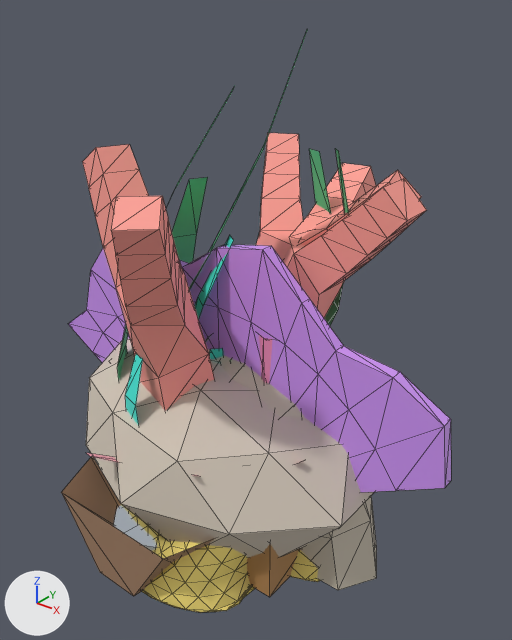
Renders of the glTF model public/models/reef.glb from each side of a commit.
Both versions are drawn from a 50 mm camera at (1.008, -1.134, 1.262) aimed at (0.014, 0.109, 0.492). Lighting does not change. The marker at lower left points along +X, +Y and +Z. The first picture is the older version. Mesh edges are drawn as thin lines. Vertices at exactly the same position are counted once.

Before the edit, the objects in view are built like this:
```python
ob_anemone = bpy.data.objects.new('anemone', me_anemone)
ob_anemone.location = (0.0, 0.0, 0.0)
ob_boulder = bpy.data.objects.new('boulder', me_boulder)
ob_boulder.location = (0.0, 0.0, 0.0)
ob_kelp = bpy.data.objects.new('kelp', me_kelp)
ob_kelp.location = (0.0, 0.0, 0.0)
ob_seagrass = bpy.data.objects.new('seagrass', me_seagrass)
ob_seagrass.location = (0.0, 0.0, 0.0)
ob_teal_weed = bpy.data.objects.new('teal-weed', me_teal_weed)
ob_teal_weed.location = (0.0, 0.0, 0.0)
ob_violet_fan = bpy.data.objects.new('violet-fan', me_violet_fan)
ob_violet_fan.location = (0.0, 0.0, 0.0)
# also in view: 'staghorn' at (0.067, 0.048, 0.531); 'brain' at (0.042, 0.005, 0.095); 'chest' at (0.0, 0.0, 0.163); 'wreck' at (0.0, 0.0, 0.32); 'arch' at (0.0, 0.0, 0.227)
```
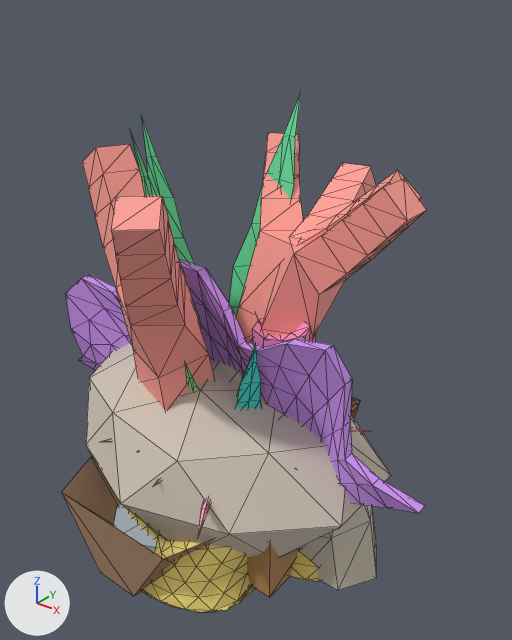
The change, as a list of edits to the scene's bpy script:
```text
Change me_violet_fan:
    remove me_violet_fan.from_pydata(...)  # 142 vertices, 244 faces; spans x -0.595..0.595, y -0.054..0.054, z -0.06..0.74
    add me_violet_fan.from_pydata(...)  # 350 vertices, 642 faces; spans x -0.489..0.586, y -0.11..0.063, z -0.06..0.692
    me_violet_fan part 1: the loose piece of 130 vertices spanning x -0.595..0.595, y -0.015..0.015, z 0.084..0.74 is rebuilt with 336 vertices and now spans x -0.489..0.586, y -0.11..0.015, z 0.074..0.692
    other edits to the shape of me_violet_fan do not show in these pictures
Change me_kelp:
    remove me_kelp.from_pydata(...)  # 60 vertices, 50 faces; spans x -0.351..0.219, y -0.237..0.322, z 0.0..1.166
    add me_kelp.from_pydata(...)  # 180 vertices, 216 faces; spans x -0.374..0.155, y -0.198..0.466, z 0.0..1.097
    me_kelp part 2: the loose piece of 12 vertices spanning x -0.074..0.112, y 0.063..0.322, z 0.0..0.891 is rebuilt with 29 vertices and now spans x -0.114..0.076, y 0.029..0.399, z 0.0..0.998
    me_kelp part 3: the loose piece of 12 vertices spanning x -0.351..-0.051, y -0.022..0.189, z 0.0..0.859 is rebuilt with 29 vertices and now spans x -0.313..-0.069, y -0.047..0.124, z 0.0..0.731
    me_kelp part 4: the loose piece of 12 vertices spanning x -0.246..0.031, y -0.195..0.049, z 0.0..1.056 is rebuilt with 29 vertices and now spans x -0.136..0.058, y -0.171..-0.001, z 0.0..0.99
    me_kelp part 5: a new loose piece of 29 vertices spanning x -0.328..-0.068, y -0.058..0.1, z 0.0..0.958, in mat_mx_kelp (green #59d390)
    me_kelp part 6: 24 vertices removed from x -0.324..0.219, y -0.237..0.233, z 0.0..1.166; 5 vertices added at x -0.374..0.155, y -0.198..0.129, z 0.521..1.089
    other edits to the shape of me_kelp do not show in these pictures
Change me_seagrass:
    remove me_seagrass.from_pydata(...)  # 84 vertices, 70 faces; spans x -0.182..0.104, y -0.103..0.147, z 0.0..0.537
    add me_seagrass.from_pydata(...)  # 270 vertices, 324 faces; spans x -0.173..0.186, y -0.199..0.068, z 0.0..0.587
    me_seagrass part 7: a new loose piece of 29 vertices spanning x -0.017..0.076, y -0.18..-0.073, z 0.0..0.514, in mat_mx_seagrass (green #95eda0)
    other edits to the shape of me_seagrass do not show in these pictures
Change me_teal_weed:
    remove me_teal_weed.from_pydata(...)  # 60 vertices, 50 faces; spans x -0.179..0.06, y -0.264..0.147, z 0.0..0.737
    add me_teal_weed.from_pydata(...)  # 240 vertices, 288 faces; spans x -0.117..0.231, y -0.256..0.275, z 0.0..0.757
    me_teal_weed part 8: the loose piece of 12 vertices spanning x -0.088..0.06, y -0.264..-0.074, z 0.0..0.513 is rebuilt with 29 vertices and now spans x -0.093..0.019, y -0.18..-0.064, z 0.0..0.554
    me_teal_weed part 9: the loose piece of 12 vertices spanning x -0.12..0.041, y -0.159..0.018, z 0.0..0.737 is rebuilt with 29 vertices and now spans x -0.065..0.055, y -0.218..-0.01, z 0.0..0.689
    me_teal_weed part 10: the loose piece of 12 vertices spanning x -0.179..0.019, y -0.046..0.142, z 0.0..0.469 is rebuilt with 29 vertices and now spans x -0.103..0.005, y 0.008..0.12, z 0.0..0.353
    me_teal_weed part 11: a new loose piece of 29 vertices spanning x 0.074..0.21, y -0.136..-0.016, z 0.0..0.594, in mat_mx_teal_weed (cyan #45e7d7)
    other edits to the shape of me_teal_weed do not show in these pictures
Change me_anemone:
    remove me_anemone.from_pydata(...)  # 104 vertices, 96 faces; spans x -0.3..0.323, y -0.378..0.402, z 0.0..0.365
    add me_anemone.from_pydata(...)  # 558 vertices, 972 faces; spans x -0.366..0.365, y -0.386..0.346, z 0.0..0.327
    me_anemone part 12: the loose piece of 4 vertices spanning x 0.116..0.222, y 0.021..0.087, z 0.15..0.293 is rebuilt with 26 vertices and now spans x 0.124..0.365, y 0.02..0.095, z 0.133..0.32
    me_anemone part 13: the loose piece of 4 vertices spanning x -0.075..0.006, y -0.378..-0.126, z 0.15..0.326 is rebuilt with 26 vertices and now spans x -0.106..-0.025, y -0.315..-0.121, z 0.133..0.306
    me_anemone part 14: a new loose piece of 26 vertices spanning x 0.063..0.264, y -0.386..-0.099, z 0.133..0.285, in mat_mx_anemone (pink #fdadbf)
    other edits to the shape of me_anemone do not show in these pictures
```

Where the change shows, as pixel boxes [x1, y1, x2, y2] in the pictures (512 x 640 px):
'violet-fan', reshaped
    before: [68, 244, 451, 492]
    after: [65, 259, 425, 513]
'kelp', reshaped
    before: [117, 31, 349, 379]
    after: [130, 93, 301, 326]
'teal-weed', reshaped
    before: [125, 235, 234, 426]
    after: [236, 343, 262, 409]
'anemone', reshaped (mostly hidden)
    before: [87, 453, 305, 476]
    after: [102, 426, 370, 538]
'seagrass', reshaped (not visible before)
    after: [185, 362, 240, 395]
part 2 of me_kelp, rebuilt
    before: [309, 149, 331, 213]
    after: [229, 93, 301, 317]
part 3 of me_kelp, rebuilt (not visible afterwards)
    before: [172, 177, 208, 263]
part 4 of me_kelp, rebuilt
    before: [117, 86, 235, 379]
    after: [130, 131, 201, 326]
part 5 of me_kelp, added (green)
    after: [141, 115, 195, 264]
part 6 of me_kelp, cut back
    before: [189, 31, 349, 326]
part 7 of me_seagrass, added (mostly hidden)
    after: [185, 362, 200, 391]
part 8 of me_teal_weed, rebuilt (not visible afterwards)
    before: [125, 354, 143, 426]
part 9 of me_teal_weed, rebuilt (not visible afterwards)
    before: [195, 235, 234, 319]
part 10 of me_teal_weed, rebuilt (not visible afterwards)
    before: [210, 348, 224, 359]
part 11 of me_teal_weed, added (cyan)
    after: [236, 343, 262, 409]
part 12 of me_anemone, rebuilt (not visible before)
    after: [350, 426, 370, 431]
part 13 of me_anemone, rebuilt (mostly hidden afterwards)
    before: [87, 453, 118, 462]
    after: [102, 439, 111, 442]
part 14 of me_anemone, added (mostly hidden)
    after: [197, 498, 211, 538]
